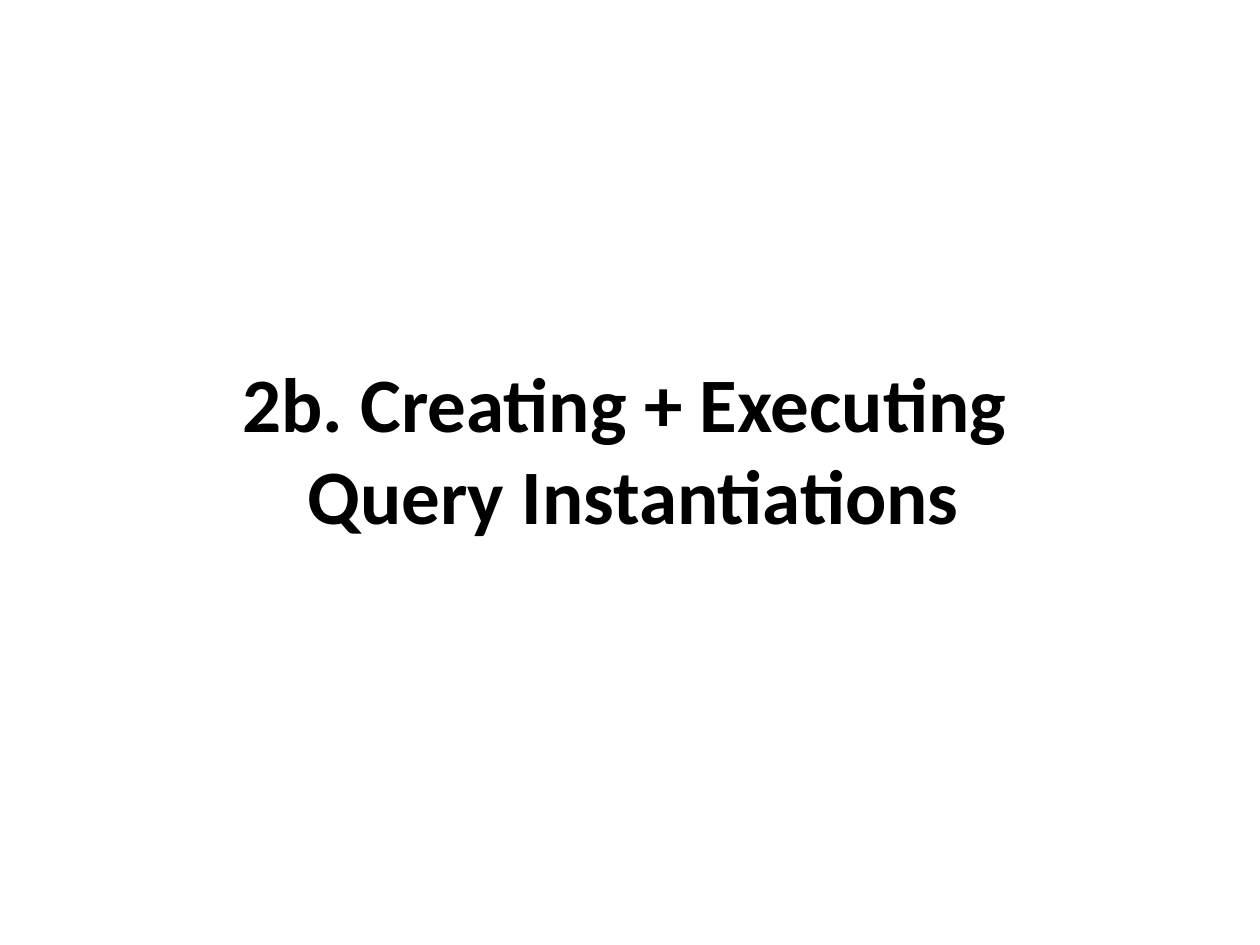
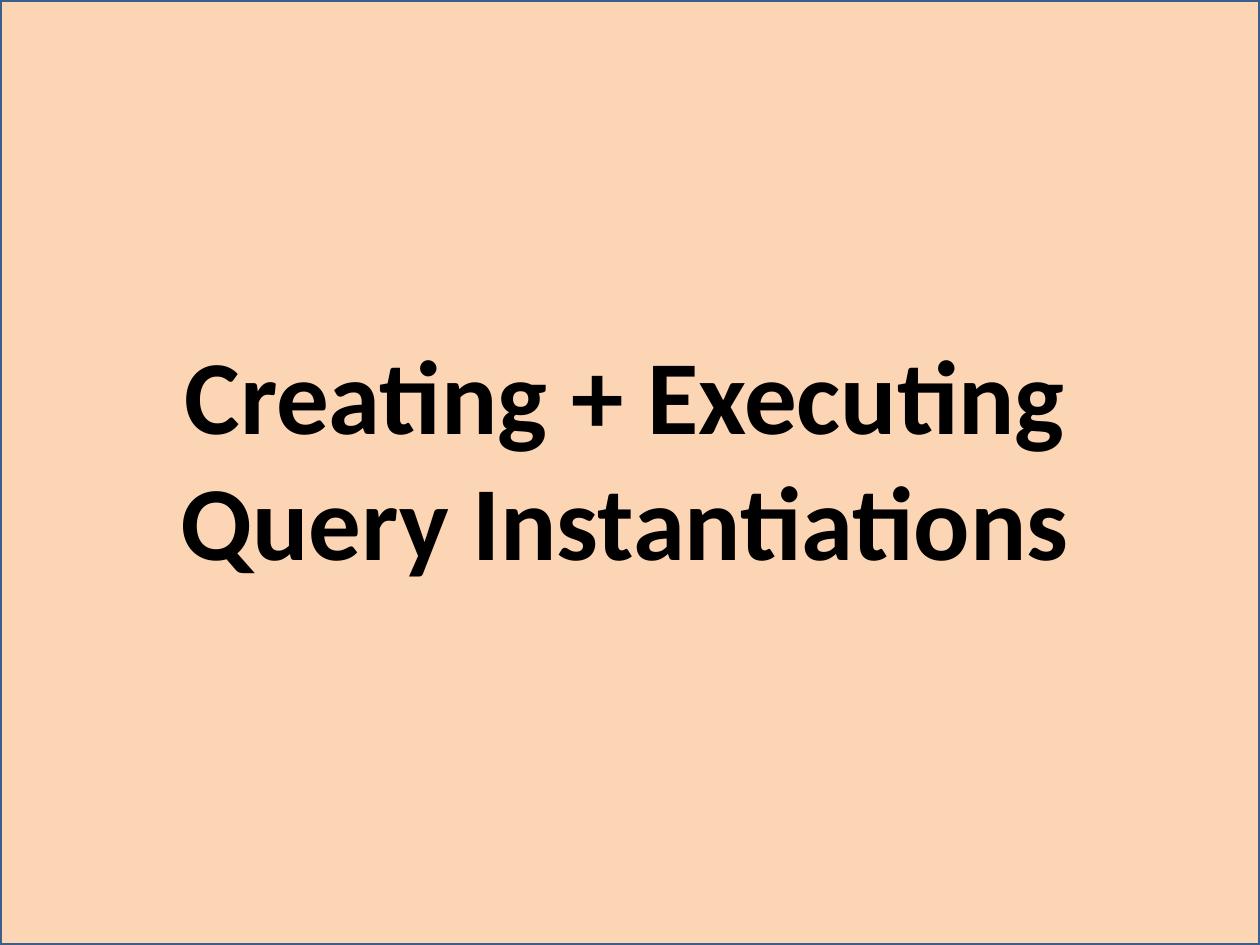
Before and after one commit to colin-puleston/mekon-hobo, a slide deck: slide 28 of docs/MEKON-HOBO Introductory Tutorial.pptx (slide 27 before the commit). Drawn at 1260x945 pixels with LibreOffice and Linux fonts; fonts in the diff are those of the drawing. Boxes give left, top, right and bottom in pixels: in the first picture for what was removed or moved away, otherwise in the second. Text is boxed around its words. In the diff, an @@ line names an element or a change of style, - is before the commit and + after.

```diff
--- a/docs/MEKON-HOBO Introductory Tutorial.pptx
+++ b/docs/MEKON-HOBO Introductory Tutorial.pptx
@@ rectangle added at [0,0,1260,945], fill #FCD5B5, outline #3A5F8C 2 pt @@
@@ title at [180,360,1069,577]: text changed; size 44 to 60 pt @@
-2b. Creating + Executing
-Query Instantiations
+Creating + Executing
+Query Instantiations
```
Also in this commit, not shown: 28 other slides changed, 1 slide added.
